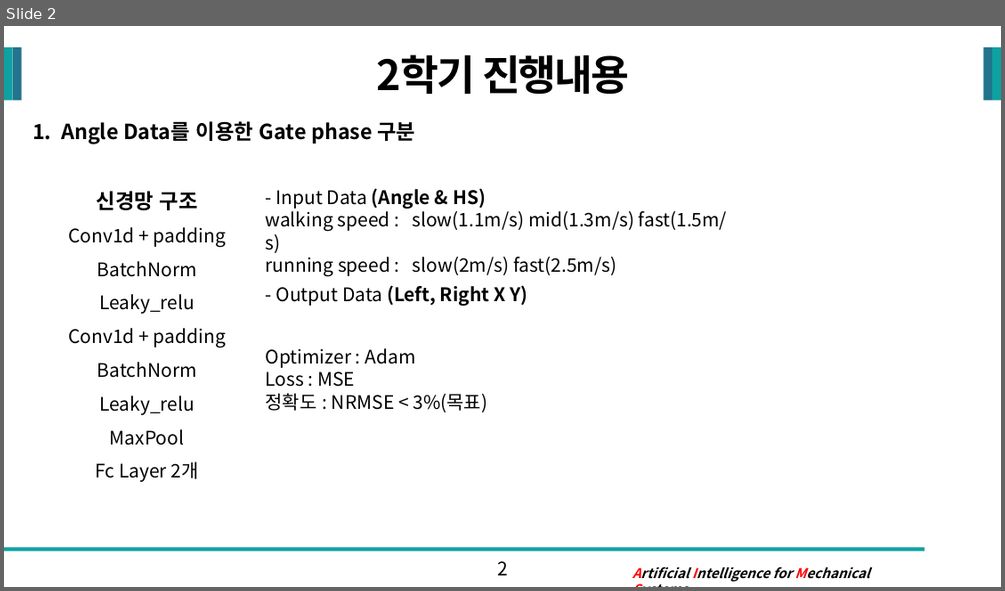
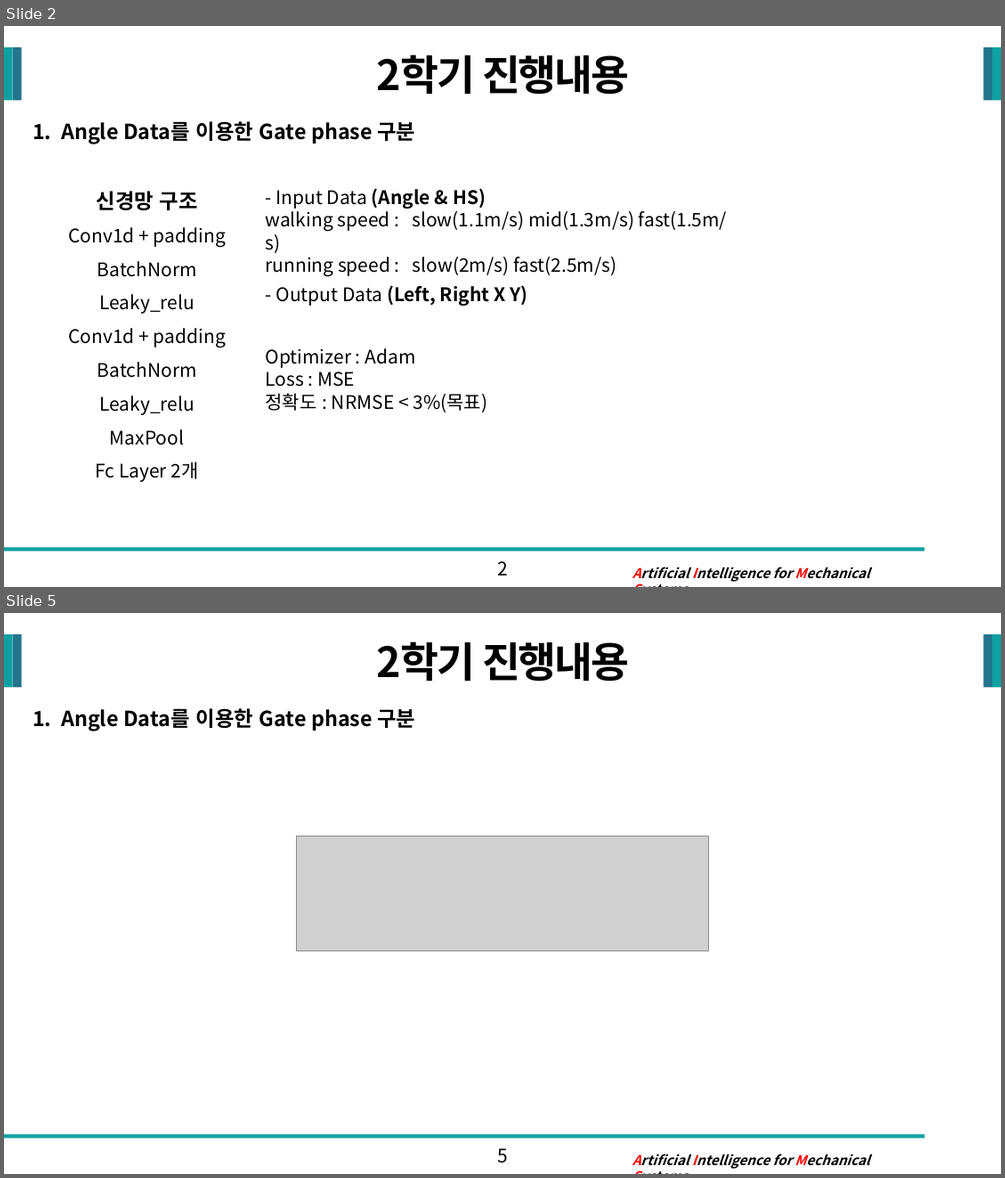
Before and after one commit to yeonghokim/AIMS_AI, a slide deck: 문서/보행팀/산림청 미팅 20221229.pptx. Shown one above the other, each under a label of ours: slide 2 before the commit, slides 2 and 5 after it; the slides between them are not shown. The pictures are 1005x591 and 1005x1178 pixels, drawn with LibreOffice and Linux fonts; fonts in the diff are those of the drawing; grey boxes stand for pictures; background and template pictures are left out. Boxes give left, top, right and bottom in pixels: in the first picture for what was removed or moved away, otherwise in the second. Text is boxed around its words. In the diff, an @@ line names an element or a change of style, - is before the commit and + after.

```diff
--- a/문서/보행팀/산림청 미팅 20221229.pptx
+++ b/문서/보행팀/산림청 미팅 20221229.pptx
@@ slide 5 added at [4,613,1001,1174], background #FFFFFF; not listed: 6 template elements that a slide beside it also shows @@
@@ title added at [376,641,629,681], 40 pt, text #000000, bold @@
+2학기 진행내용
@@ text added at [32,708,415,731], 20 pt, text #000000, bold @@
+1. Angle Data를 이용한 Gate phase 구분
@@ picture added at [297,835,708,951] @@
@@ page number added at [497,1148,508,1163], 18 pt, text #000000 @@
+5
```
Also in this commit, not shown: 1 slide changed, 4 other slides added, 5 slides removed, 7 other files.
